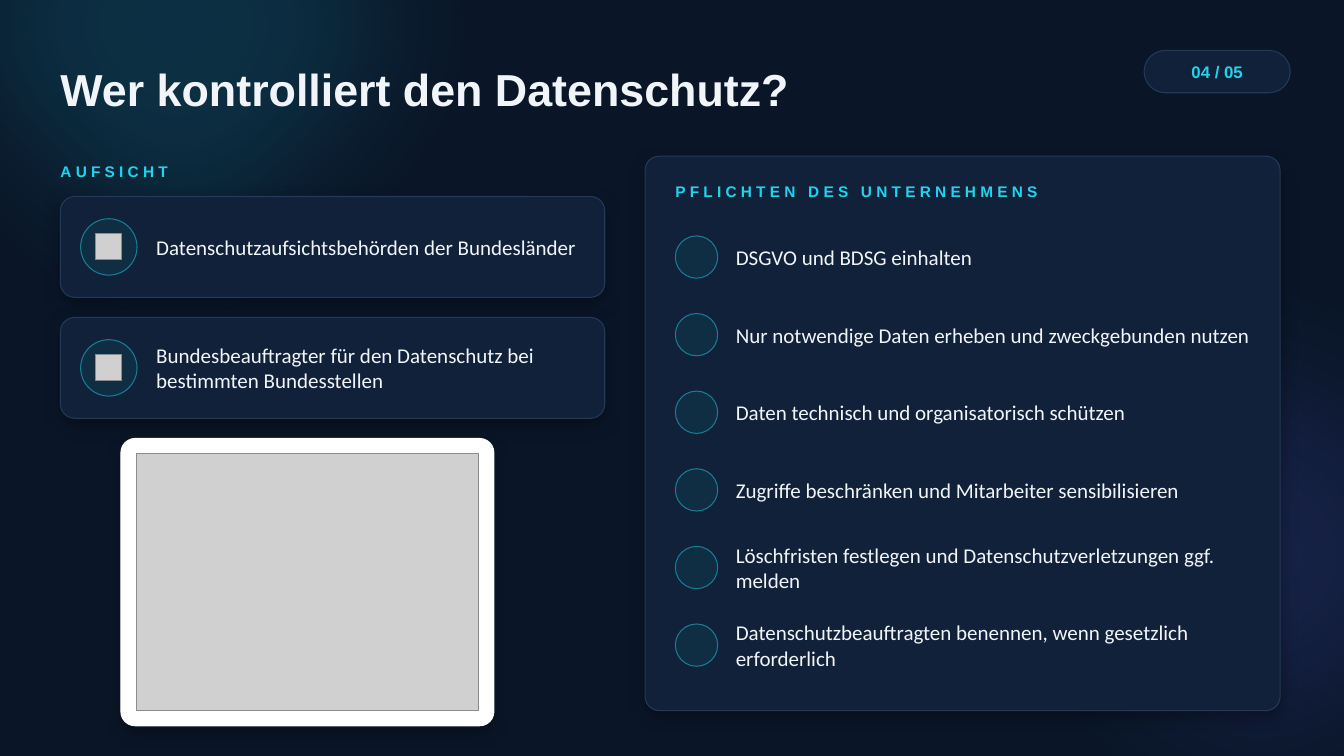
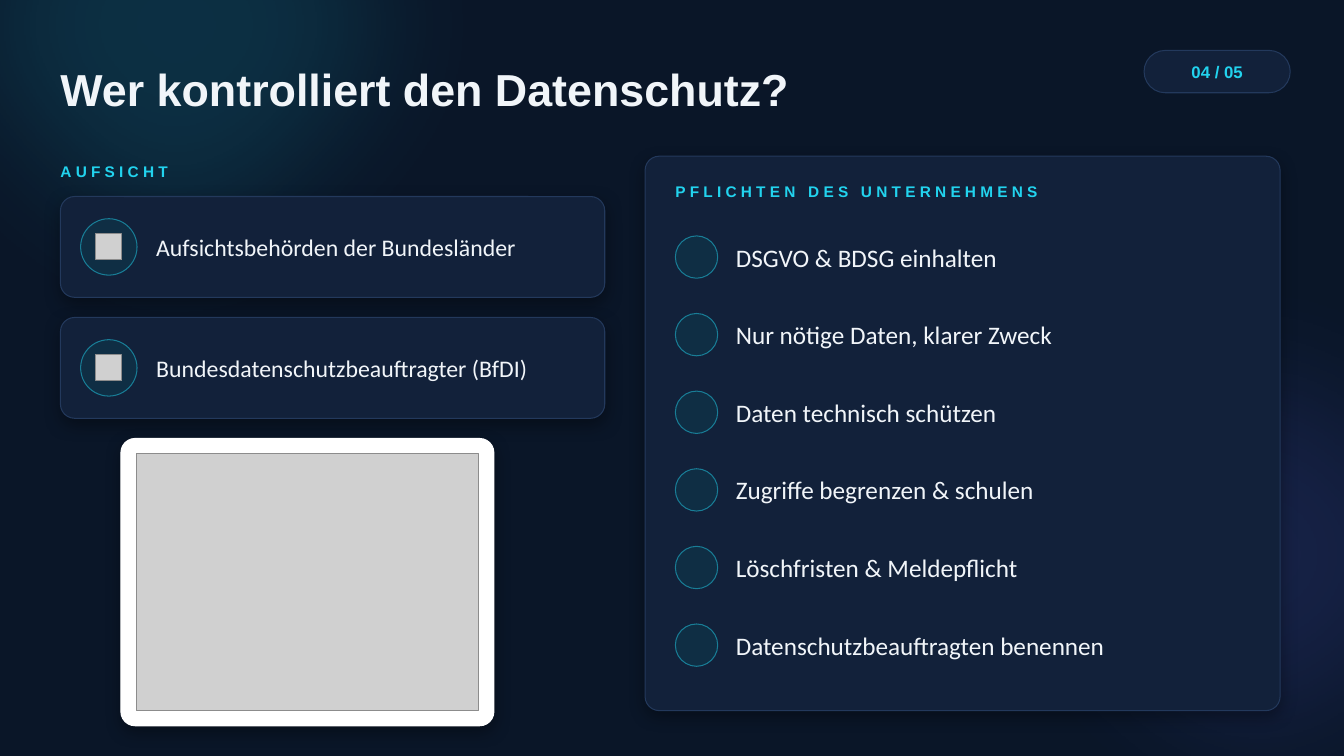
Before and after one commit to dalmaguergarces-dev/Trade, a slide deck: slide 6 of Datenschutz_EEG_animiert.pptx. Drawn at 1344x756 pixels with LibreOffice and Linux fonts; fonts in the diff are those of the drawing; grey boxes stand for pictures; background and template pictures are left out. Boxes give left, top, right and bottom in pixels: in the first picture for what was removed or moved away, otherwise in the second. Text is boxed around its words. In the diff, an @@ line names an element or a change of style, - is before the commit and + after.

```diff
--- a/Datenschutz_EEG_animiert.pptx
+++ b/Datenschutz_EEG_animiert.pptx
@@ text at box(156, 239, 516, 256): text changed; size 15 to 17 pt @@
-Datenschutzaufsichtsbehörden der Bundesländer
+Aufsichtsbehörden der Bundesländer
@@ text at box(736, 249, 996, 267): text changed; size 15 to 18 pt @@
-DSGVO und BDSG einhalten
+DSGVO & BDSG einhalten
@@ text at box(736, 326, 1052, 349): text changed; size 15 to 18 pt @@
-Nur notwendige Daten erheben und zweckgebunden nutzen
+Nur nötige Daten, klarer Zweck
@@ text at box(156, 360, 527, 381): text changed; size 15 to 17 pt @@
-Bundesbeauftragter für den Datenschutz bei bestimmten Bundesstellen
+Bundesdatenschutzbeauftragter (BfDI)
@@ text at box(736, 404, 996, 422): text changed; size 15 to 18 pt @@
-Daten technisch und organisatorisch schützen
+Daten technisch schützen
@@ text at box(736, 481, 1033, 504): text changed; size 15 to 18 pt @@
-Zugriffe beschränken und Mitarbeiter sensibilisieren
+Zugriffe begrenzen & schulen
@@ text at box(736, 559, 1017, 581): text changed; size 15 to 18 pt @@
-Löschfristen festlegen und Datenschutzverletzungen ggf. melden
+Löschfristen & Meldepflicht
@@ text at box(736, 637, 1104, 660): text changed; size 15 to 18 pt @@
-Datenschutzbeauftragten benennen, wenn gesetzlich erforderlich
+Datenschutzbeauftragten benennen
```
Also in this commit, not shown: 4 other slides changed.
